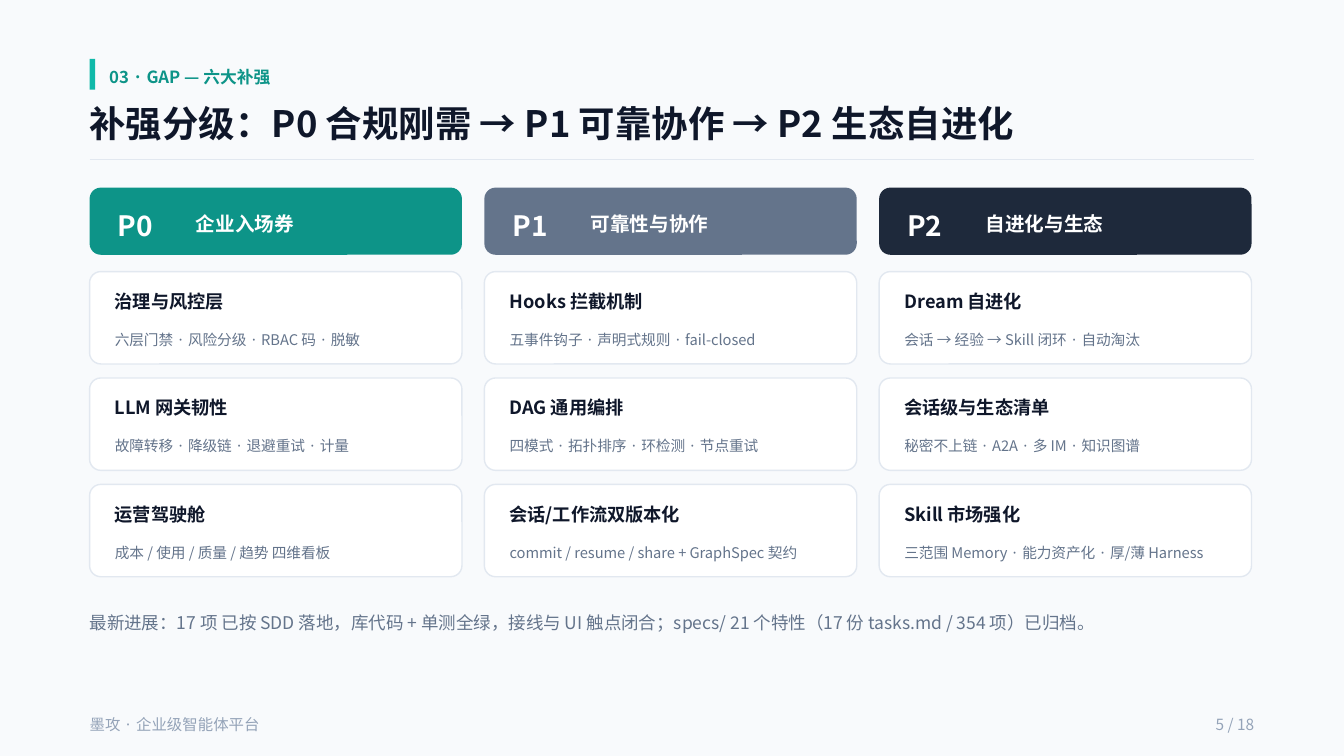
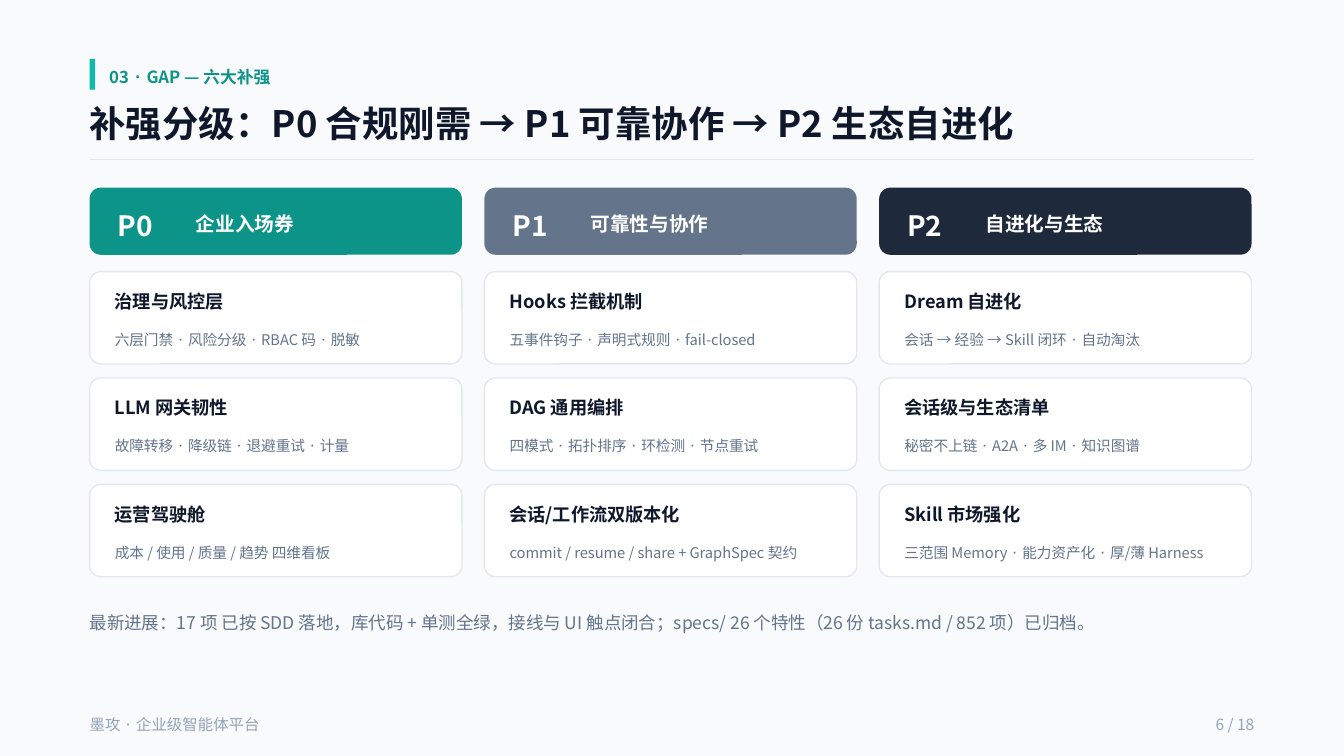
Before and after one commit to cooper2006/mogo, a slide deck: slide 6 of docs/intro-v4.pptx. Drawn at 1344x756 pixels with LibreOffice and Linux fonts; fonts in the diff are those of the drawing. Boxes give left, top, right and bottom in pixels: in the first picture for what was removed or moved away, otherwise in the second. Text is boxed around its words. In the diff, an @@ line names an element or a change of style, - is before the commit and + after.

Commit message:
docs: 按最近提交刷新 README 与 intro-v4.pptx
## 依据
v0.2.1 已发布、022–026 质量加固特性（26 specs / tasks 852 项）、ARM 回归
3469 项 0 失败（chat-api 2583 / admin-api 863 / document-parser 23）、TLS 默认。

## README（中英同步）
修正服务数口径——这是本轮查出的实质错误，三处文档三个数都不一样（英文 13、
中文「多服务」、PPT 12）。实际口径：compose 有 16 个服务定义，但
`dsh-runtime-host` 带 `profiles: [single-host]`（默认不部署）、`bootstrap` 是
一次性引导且已退出 → **默认运行 14 个服务**（`docker ps` 实测 14 个容器）。
现统一改为 14。

## intro-v4.pptx（18 页 / 29 处）
- 封面 `2026-10 ·` → `2026-10-13 · v0.2.1 已发布`
- 第 4/5 页 「一键 12 服务」→ 14 服务
- 第 6 页 `specs / 21 个特性（17 份 tasks.md / 354 项）` → 26 / 26 / 852
- 第 7 页 Spec 清单：标题与三项计数同步改；「003–006 不补 tasks.md」改为
  「已于 2026-10-11 补齐（141 项）」；落地审计框补 022–026（覆盖 QF 审计
  283 项 P0/P1）
- 第 13 页测试基线 `2229/433` → 3469 项（2026-10-12 回归）
- **全 18 页页码重编**：原有 15 页页码与物理顺序不符（第 3 页印 16/18、
  第 7 页印 12/18、第 14 页印 17/18……），按真实序号重排

## 方法与验证
zipfile 直接改 `ppt/slides/slideN.xml` 的 `<a:t>` 节点，按完整字符串逐条匹配
（先 XML 转义再匹配）以避免 run 切分漏改；非 slide 条目原样字节拷贝。
29 处替换零未命中；`testzip()` 校验压缩包完好（135 条目）；18 页页码全部等于
物理序号；10 项新内容逐一命中；旧值（12 服务 / 21 个特性 / 354 项 / 2229 /
不补 tasks.md）零残留。原文件备份在 /tmp/intro-v4.backup.pptx。

```diff
--- a/docs/intro-v4.pptx
+++ b/docs/intro-v4.pptx
@@ text at <box>90,614,1095,633</box>: text changed @@
-最新进展：17 项 已按 SDD 落地，库代码 + 单测全绿，接线与 UI 触点闭合；specs/ 21 个特性（17 份 tasks.md / 354 项）已归档。
+最新进展：17 项 已按 SDD 落地，库代码 + 单测全绿，接线与 UI 触点闭合；specs/ 26 个特性（26 份 tasks.md / 852 项）已归档。
@@ text at <box>1216,718,1254,730</box>: text changed @@
-5 / 18
+6 / 18
```
Also in this commit, not shown: 15 other slides changed, 2 other files.
